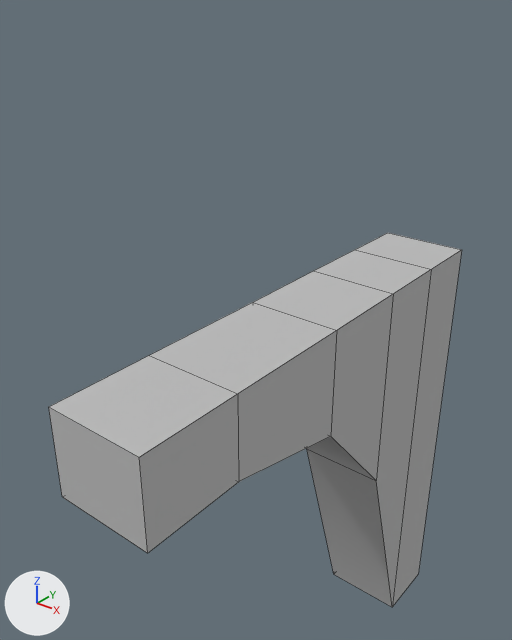
A saved change to the OBJ model src/mesh/eave.obj.
Rendered twice from a 50 mm camera at (2.1, -3.56, 1.72) aimed at (-0.38, -0.46, -0.2). Every picture has the same lights, and +X, +Y and +Z are marked at lower left. Mesh edges are drawn as thin lines. Where no turn or scale is listed for an object, it has been applied to the vertices.

In view in the first picture: 'eave'.
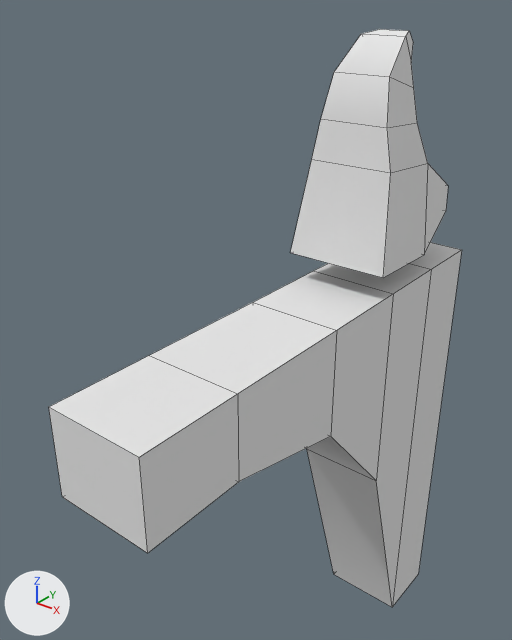
Edits to the bpy script that builds the scene:
```text
Add mat_eave_initialshadinggroup:
    mat_eave_initialshadinggroup = principled_material('eave:initialShadingGroup')
    mat_eave_initialshadinggroup.base_color = (0.8, 0.8, 0.8)  # white #e7e7e7
    mat_eave_initialshadinggroup.roughness = 1.0
Change me_eave:
    used by ob_eave; location = (0.0, 0.0, 0.0)
    remove me_eave.from_pydata(...)  # 24 vertices, 22 faces; spans x -0.29..0.29, y -2.05..1.0, z -3.05..0.0
    add me_eave.from_pydata(...)  # 52 vertices, 48 faces; spans x -0.32..0.33, y -2.05..1.0, z -3.05..1.45
    me_eave part 1: a new loose piece of 28 vertices spanning x -0.32..0.33, y -0.19..0.97, z 0.12..1.45, in mat_eave_initialshadinggroup (white #e7e7e7)
    me_eave part 2: 22 faces spanning x -0.29..0.29, y -2.05..1.0, z -3.05..0.0 switch from mat_initialshadinggroup (grey #bcbcbc) to mat_eave_initialshadinggroup (white #e7e7e7)
```

What differs and where, as boxes (x1, y1, x2, y2) in the pictures (512 x 640 px):
'eave', reshaped (54% taller): before (49, 233, 462, 607); after (49, 29, 462, 607)
part 1 of me_eave, added: after (290, 29, 448, 278)
part 2 of me_eave, recoloured: (49, 242, 462, 607) in both
